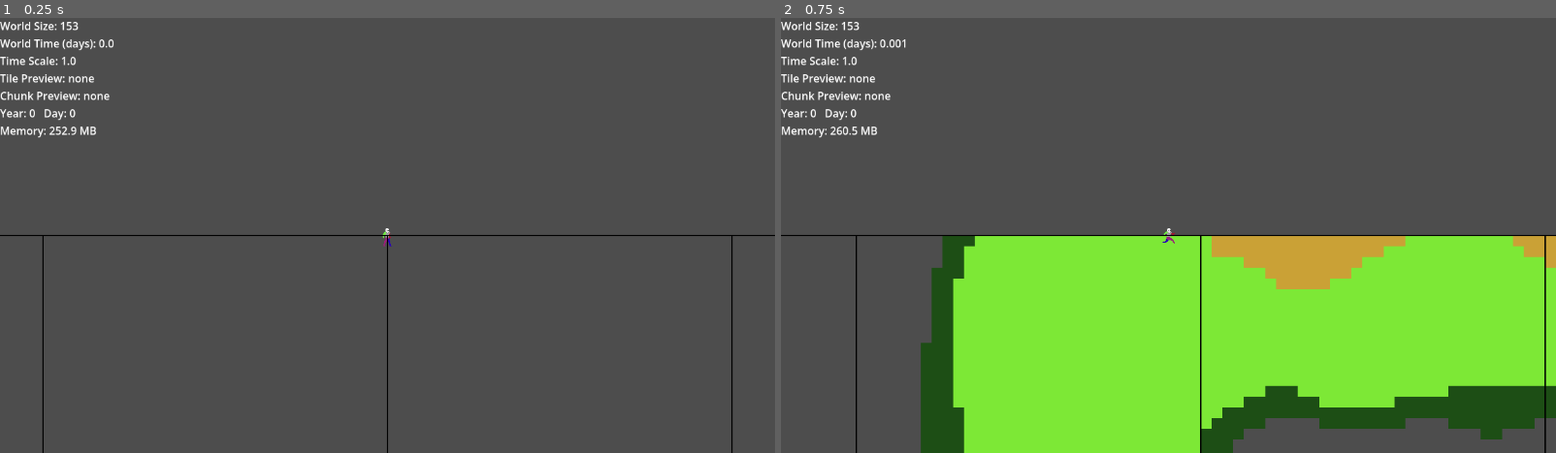
Above: before the commit, frames 1-2 (left to right).
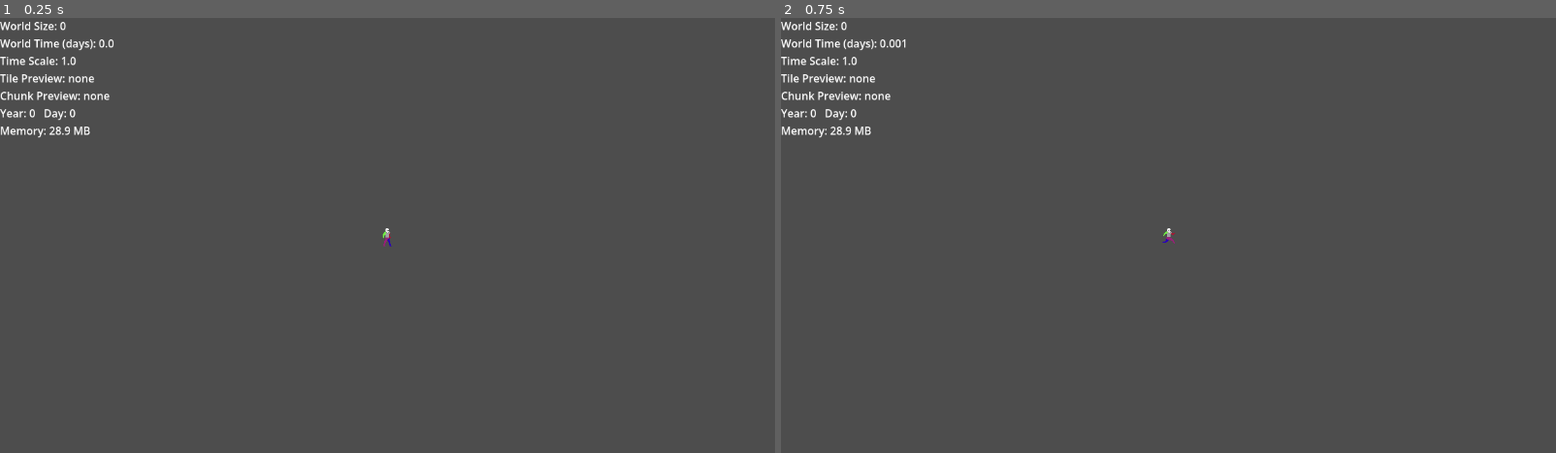
Above: after the commit, the same moments.

Repository: FutureQueenBee/game
Game: Godot game, scene res://WorldRoot.tscn
Same seed, same stepped clock (60 frames per second), same inputs: the game is played once before the commit and once after it.
Inputs (mouse positions are in pixels of both pictures, inside the frame that each line leads up to):
- Up to frame 1 (0.25 s): no input
- Up to frame 2 (0.75 s): tap Enter at 0.5 s; move the mouse to (1339, 213) at 0.52 s; hold Right (ui_right) from 0.53 s (still down); click (1339, 213) at 0.67 s

The runs differ from the first frame. In frame 1, 0.5% of the frame differs, in the area x 0-100%, y 0-100%; in frame 2, 38%.
Error after the commit: Parse Error: Expected statement, found "Indent" instead. (res://scripts/ChunkGenerator.gd:50)

Commit message:
Feature: Expanded 15-tile biome system and planetary latitude temperature gradient

Diff:
--- a/scripts/ChunkGenerator.gd
+++ b/scripts/ChunkGenerator.gd
@@ -47,9 +47,16 @@
 			var temp_base = (lat_factor * 0.7) + (temp_raw * 0.5 + 0.5) * 0.3
 			var temp_final = clamp(temp_base - alt_cooling, 0.0, 1.0)
 
+						var world_height = world_manager.WORLD_HEIGHT_TILES
+			# Normalize Y to 0.0 (poles) -> 1.0 (equator) -> 0.0 (poles)
+			var lat_factor = 1.0 - abs((float(wy) / world_height) * 2.0 - 1.0)
+
+			# Combine Noise with Latitude (0.0 to 1.0 range)
+			var temp_final = clamp((temp_raw * 0.5 + 0.5) * 0.4 + (lat_factor * 0.6), 0.0, 1.0)
+
 			var t = WorldTile.new()
 			t.altitude = alt
-			t.moisture = moist_raw * 0.5 + 0.5
+			t.moisture = moist_raw * 0.5 + 0.5 # Normalize to 0-1
 			t.temperature = temp_final
 			t.classify_biome()
 
--- a/scripts/WorldTile.gd
+++ b/scripts/WorldTile.gd
@@ -1,17 +1,24 @@
 class_name WorldTile
 
-# TILE IDS (Sync with Atlas)
+# TILE IDS
 const TILE_OCEAN_DEEP: int = 0
 const TILE_OCEAN_MID: int = 1
 const TILE_OCEAN_SHELF: int = 2
 const TILE_COAST: int = 3
+
+const TILE_LOWLAND: int = 4
+const TILE_HIGHLAND: int = 5
+const TILE_MOUNTAIN: int = 6
+const TILE_PEAK: int = 7
+
 const TILE_DESERT: int = 8
 const TILE_GRASSLAND: int = 9
 const TILE_FOREST: int = 10
 const TILE_TUNDRA: int = 11
 const TILE_SNOW: int = 12
-const TILE_TROPICAL_RAINFOREST: int = 13
-const TILE_SAVANNA: int = 14
+
+const TILE_RIVER: int = 13
+const TILE_LAKE: int = 14
 
 # Climate Fields
 var altitude: float
@@ -21,45 +28,46 @@
 var tile_id: int
 
 func classify_biome():
-	# 1. Water vs Land
-	if altitude < -0.5:
+	# 1. Altitude Tiering (Water vs Land)
+	if altitude < -0.6:
 		tile_id = TILE_OCEAN_DEEP
 		biome = "ocean_deep"
-	elif altitude < -0.25:
+	elif altitude < -0.3:
 		tile_id = TILE_OCEAN_MID
 		biome = "ocean_mid"
-	elif altitude < -0.05:
+	elif altitude < -0.1:
 		tile_id = TILE_OCEAN_SHELF
 		biome = "ocean_shelf"
 	elif altitude < 0.0:
 		tile_id = TILE_COAST
 		biome = "coast"
 	else:
-		# 2. Whittaker 2D Biome Matrix (Temp vs Moisture)
-		# Temp Categories: Cold (<0.25), Moderate (0.25-0.7), Hot (>0.7)
-		# Moisture Categories: Arid (<0.3), Humid (0.3-0.7), Wet (>0.7)
-
-		if temperature < 0.25:
+		# 2. Land Classification (Whittaker-inspired matrix)
+		if temperature < 0.2: # Cold Zones
 			if moisture < 0.3:
 				tile_id = TILE_SNOW
 				biome = "snow"
 			else:
 				tile_id = TILE_TUNDRA
 				biome = "tundra"
-		elif temperature > 0.7:
+		elif altitude > 0.8:
+			tile_id = TILE_PEAK
+			biome = "peak"
+		elif altitude > 0.5:
+			tile_id = TILE_MOUNTAIN
+			biome = "mountain"
+		else:
+			# Main Biome Matrix
 			if moisture < 0.3:
 				tile_id = TILE_DESERT
 				biome = "desert"
 			elif moisture > 0.7:
-				tile_id = TILE_TROPICAL_RAINFOREST
-				biome = "rainforest"
-			else:
-				tile_id = TILE_SAVANNA
-				biome = "savanna"
-		else:
-			if moisture < 0.3:
-				tile_id = TILE_GRASSLAND
-				biome = "grassland"
-			else:
 				tile_id = TILE_FOREST
 				biome = "forest"
+			else:
+				if altitude > 0.3:
+					tile_id = TILE_HIGHLAND
+					biome = "highland"
+				else:
+					tile_id = TILE_GRASSLAND
+					biome = "grassland"
